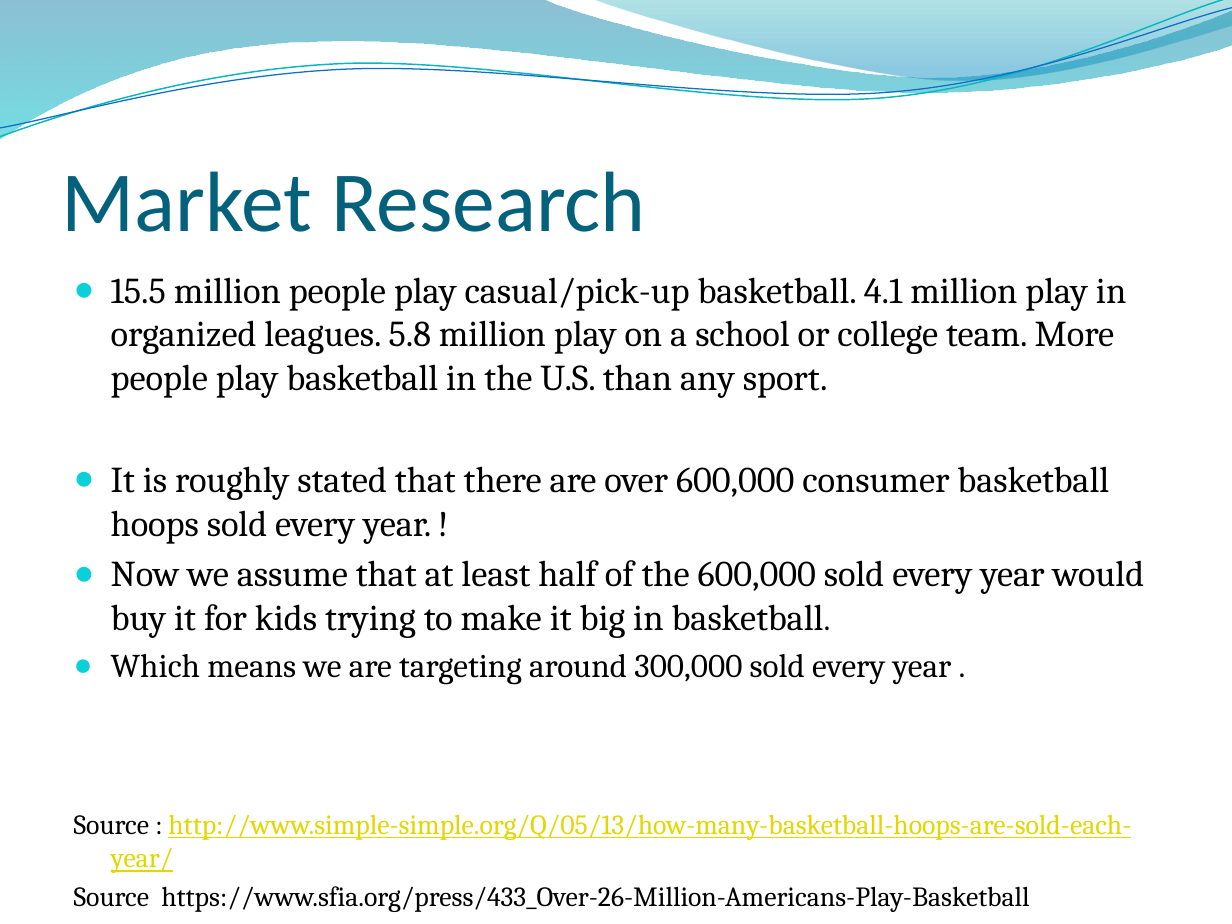
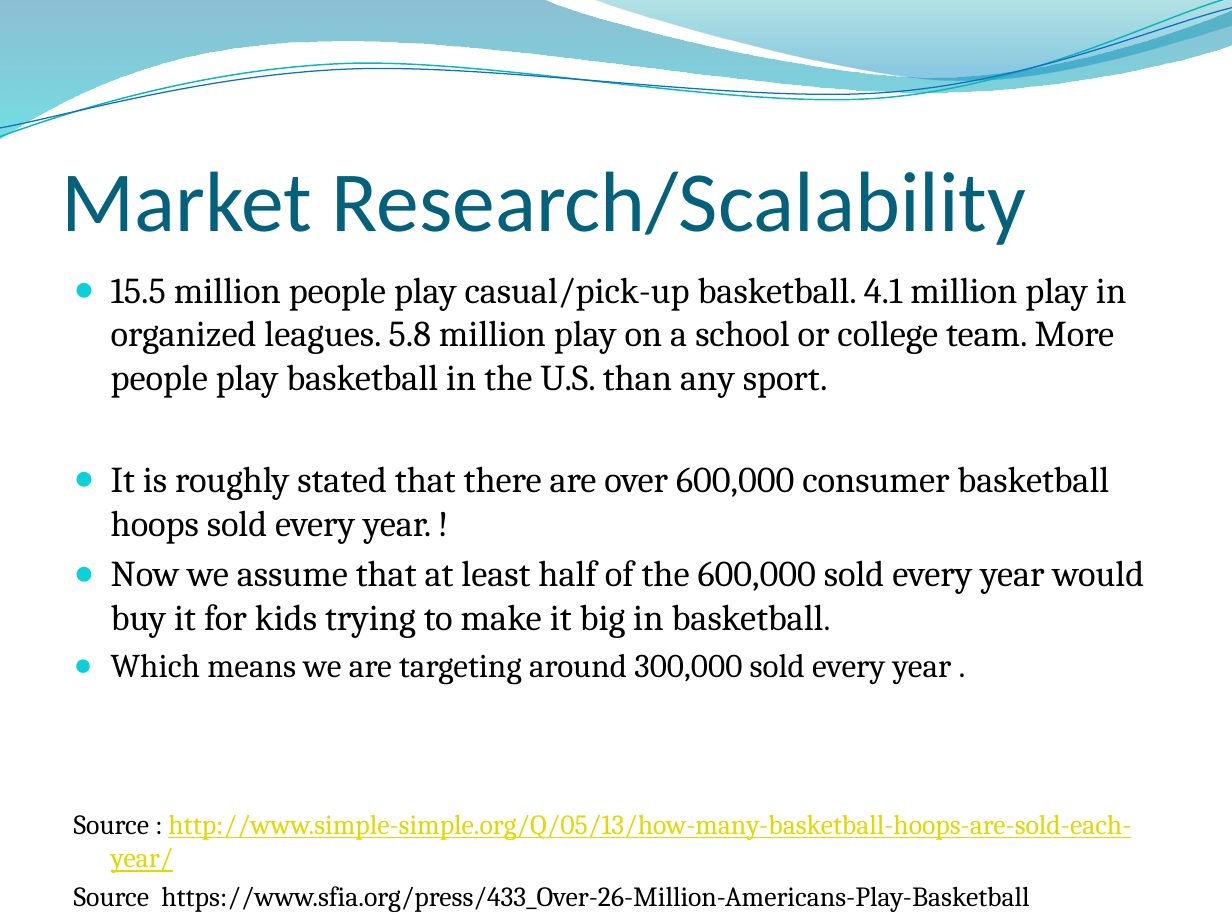
Before and after one commit to dakshkaran132/IOT_-STTHOMAS, a slide deck: slide 5 of Hot Shot Hoops presentation.pptx. Drawn at 1232x924 pixels with LibreOffice and Linux fonts; fonts in the diff are those of the drawing; background and template pictures are left out. Boxes give left, top, right and bottom in pixels: in the first picture for what was removed or moved away, otherwise in the second. Text is boxed around its words. In the diff, an @@ line names an element or a change of style, - is before the commit and + after.

```diff
--- a/Hot Shot Hoops presentation.pptx
+++ b/Hot Shot Hoops presentation.pptx
@@ title at [62,171,1026,245]: text changed @@
-Market Research
+Market Research/Scalability
```
Also in this commit, not shown: 3 other slides changed, 1 slide added, 1 slide removed.
